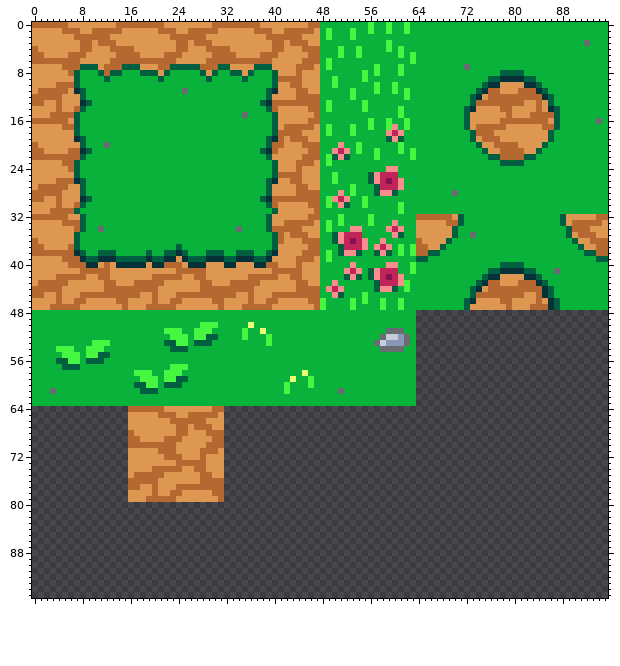
Pixel-art file, stored at Aseprite/Tileset/GrassTileset.aseprite. That is the earlier state.
96x96 pixels, 1 frame.
Now the later version:
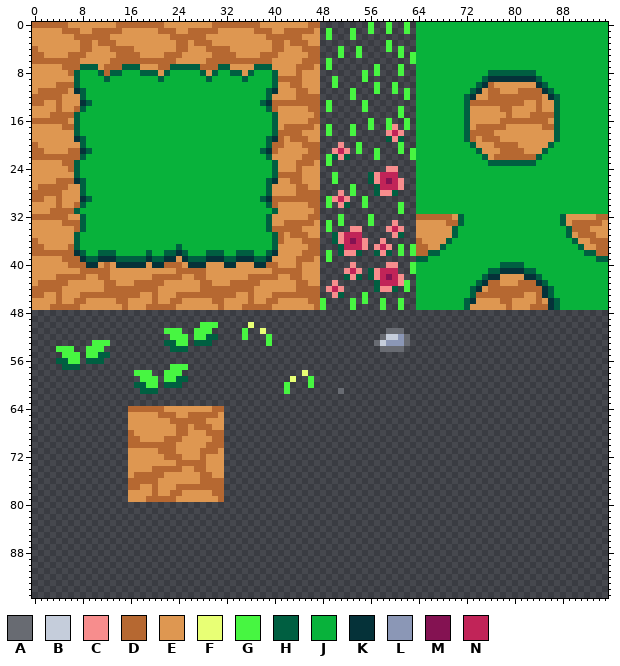
Palette (. is transparent): A #686b72  B #c5cddb  C #f78d8d  D #b66831  E #de9751  F #e8ff75  G #47f641  H #005f41  J #08b23b  K #053239  L #8b97b6  M #841252  N #c12458
Change:
Changed rows in their new state; - is an unchanged pixel.
Layer "Layer 2":
first column x 0:
 0 ------------------------------------------------........-..-..-.-------------------------------
 1 ------------------------------------------------.-...-..-..-..-.-------------------------------
 2 ------------------------------------------------.-...-..........-------------------------------
 3 ------------------------------------------------...........-....----------------------------J--
 4 ------------------------------------------------...-..-....-.-..-------------------------------
 5 ------------------------------------------------...-..-......-.--------------------------------
 6 ------------------------------------------------.-.............--------------------------------
 7 ------------------------------------------------.-.......-...-..--------J----------------------
 8 ------------------------------------------------.......-.-...-..------------HH----HH-----------
 9 ------------------------------------------------..-....-........-----------HKK----KKH----------
10 ------------------------------------------------..-......-..-...----------HKDE----EEKH---------
11 -------------------------J----------------------.....-...-..-.-.---------HKE--------DKH--------
12 ------------------------------------------------.....-........-.--------HKE----------EKH-------
13 ------------------------------------------------.-.....-........--------HD------------EH-------
14 ------------------------------------------------.-.....-.....-..---------E------------E--------
15 -----------------------------------J------------.............-..-------------------------------
16 ------------------------------------------------........-..-..-.------------------------------J
17 ------------------------------------------------.-...-..-..--.-.-------------------------------
18 ------------------------------------------------.-...-.....---..--------HD------------EH-------
19 ------------------------------------------------...........---..--------HD------------EH-------
20 ------------J-----------------------------------...-..-......-..---------HE----------EH--------
21 ------------------------------------------------..---.-..-...-.-----------HE--------EH---------
22 ------------------------------------------------.----....-.....------------HED----DDH----------
23 ------------------------------------------------.-..............------------HH----HH-----------
24 ------------------------------------------------...........--...-------------------------------
25 ------------------------------------------------..-.....-----...-------------------------------
26 ------------------------------------------------..-.....------..-------------------------------
27 ------------------------------------------------.....-...-----..-------------------------------
28 ------------------------------------------------...-.-...----...------J------------------------
29 ------------------------------------------------.----..-........-------------------------------
30 ------------------------------------------------.-.--..-.....-..-------------------------------
31 ------------------------------------------------.............-..-------------------------------
32 ------------------------------------------------...-....-.......-------------------------------
33 ------------------------------------------------.-.-....-...-...-------------------------------
34 -----------J----------------------J-------------.-...--....---..-------------------------------
35 ------------------------------------------------..-----.....--..---------J---------------------
36 ------------------------------------------------..------..-.....-------------------------------
37 ------------------------------------------------...-----.---.-.--------------------------------
38 ------------------------------------------------.-.----..---.-.--------------------------------
39 ------------------------------------------------.-..............-------------------------------
40 ------------------------------------------------.....-.....--..--------------------------------
41 ------------------------------------------------....---.-----..------------------------J-------
42 ------------------------------------------------....---.------..-------------------------------
43 ------------------------------------------------..-......------.-------------------------------
44 ------------------------------------------------.---.....----.-.-------------------------------
45 ------------------------------------------------..--...-........-------------------------------
46 -------------------------------------------------....-.-..-..-..-------------------------------
47 -------------------------------------------------....-....-..-..-------------------------------
48 ................................................................-------------------------------
49 ................................................................-------------------------------
50 ............................---.....-...........................-------------------------------
51 ......................---..---.....-..-....................---..-------------------------------
52 .......................---.----....-...-..................-----.-------------------------------
53 ..........---.........----.---.........-.................------.-------------------------------
54 ....---..---...........---................................----..-------------------------------
55 .....---.----...................................................-------------------------------
56 ....----.---....................................................-------------------------------
57 .....---...............---......................................-------------------------------
58 .................---..---....................-..................-------------------------------
59 ..................---.----.................-..-.................-------------------------------
60 .................----.---.................-...-.................-------------------------------
61 ..................---.....................-........-............-------------------------------
62 ................................................................-------------------------------
63 ................................................................-------------------------------
